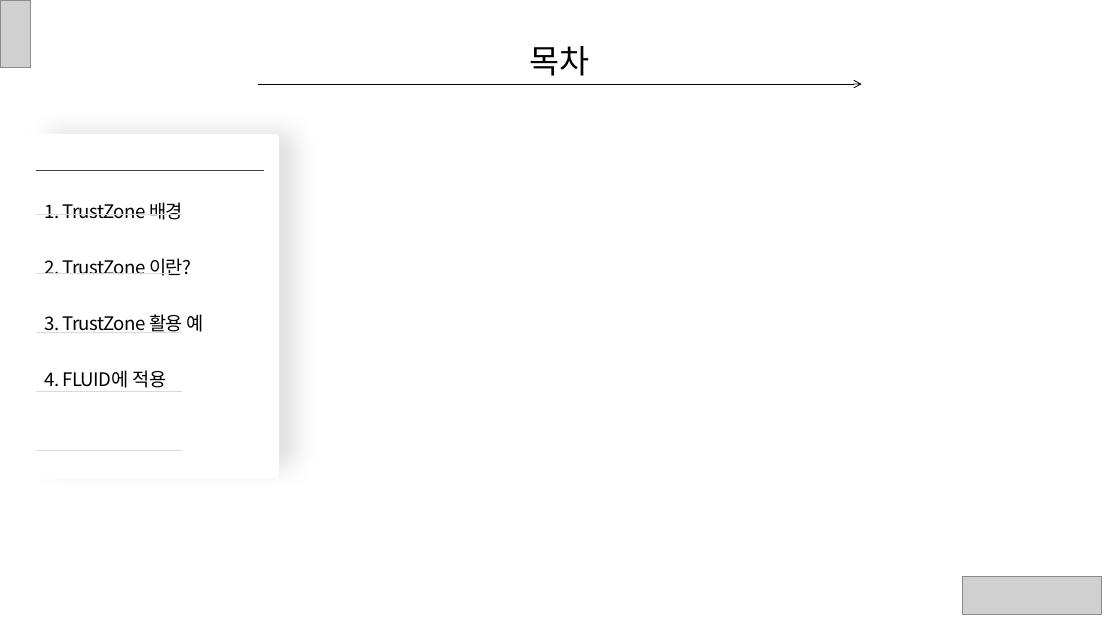
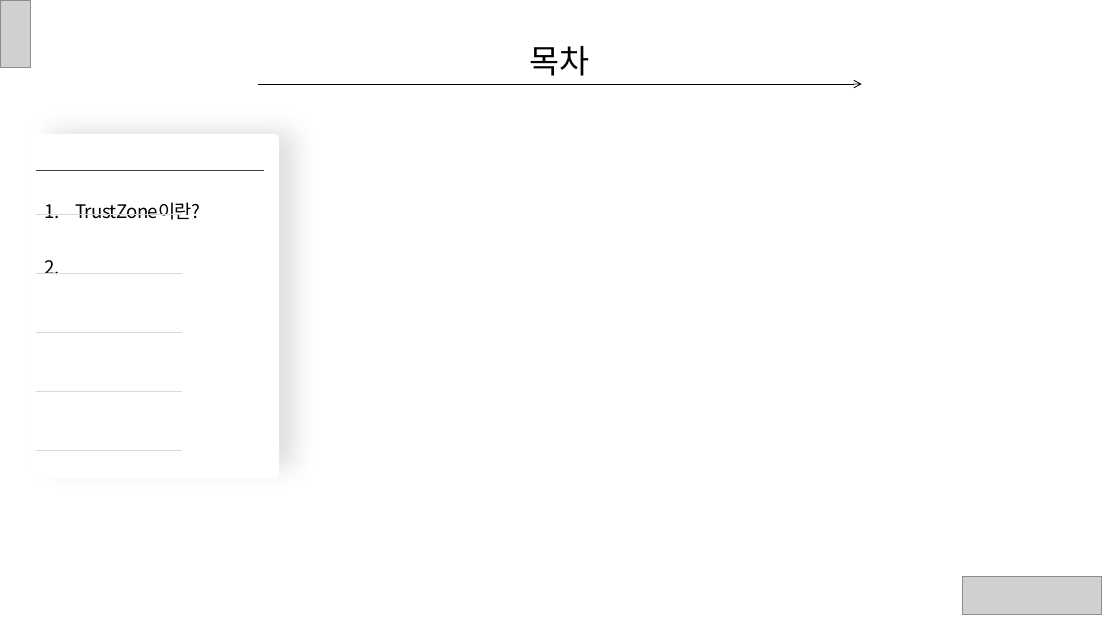
Before and after one commit to ryusangwon/Arm-Trustzone, a slide deck: slide 2 of Trustzone.pptx. Drawn at 1120x630 pixels with LibreOffice and Linux fonts; fonts in the diff are those of the drawing; grey boxes stand for pictures. Boxes give left, top, right and bottom in pixels: in the first picture for what was removed or moved away, otherwise in the second. Text is boxed around its words. In the diff, an @@ line names an element or a change of style, - is before the commit and + after.

```diff
--- a/Trustzone.pptx
+++ b/Trustzone.pptx
@@ text at bbox=[45, 202, 201, 273]: text changed @@
-1. TrustZone 배경
-2. TrustZone 이란?
-3. TrustZone 활용 예
-4. FLUID에 적용
+1. TrustZone이란?
+2.
```
Also in this commit, not shown: 7 other slides changed, 4 slides removed.
